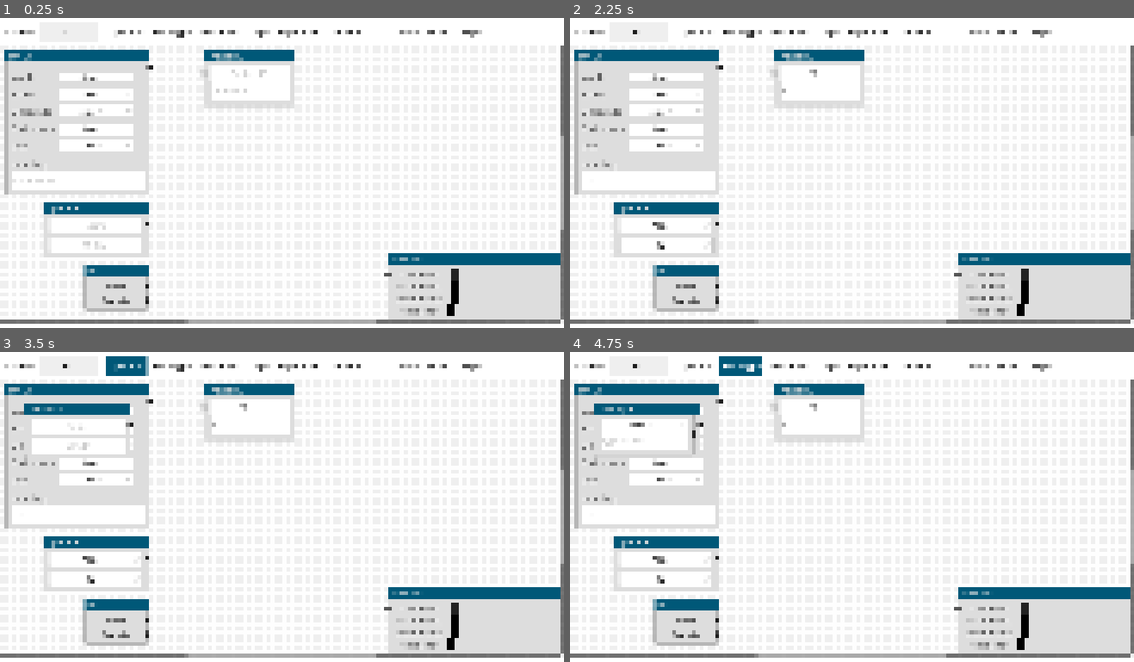
Above: before the commit, frames 1-4 (two rows, left to right).
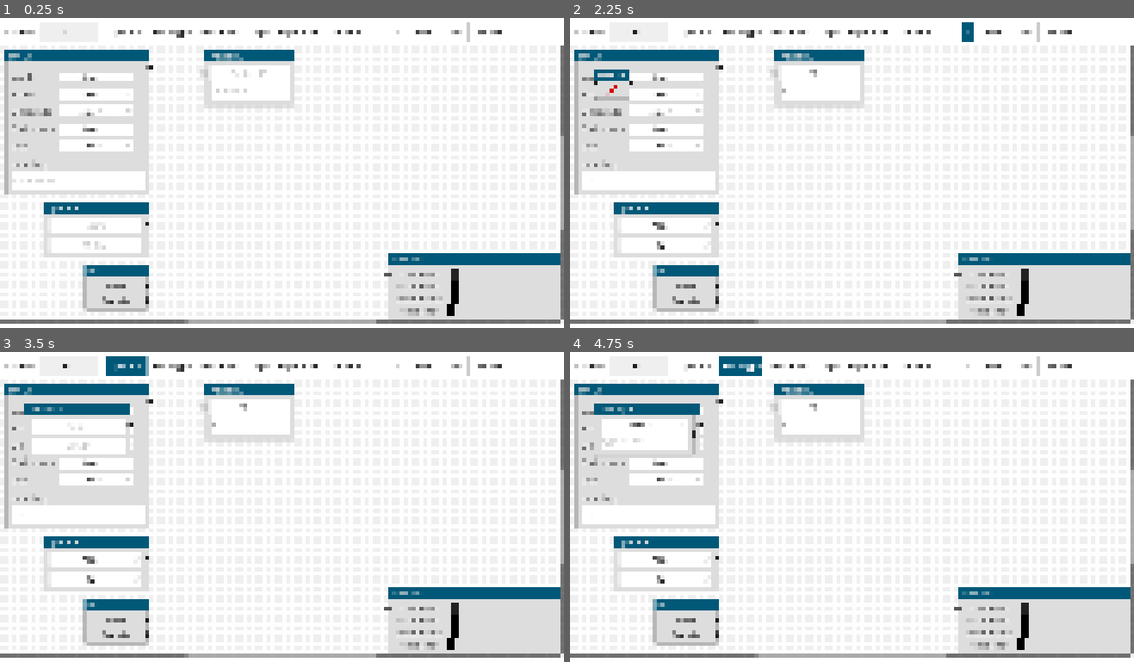
Above: after the commit, the same moments.

Repository: sciple/metadata-app
Game: Godot game, scene res://main.tscn
Same seed, same stepped clock (60 frames per second), same inputs: the game is played once before the commit and once after it.
Inputs (mouse positions are in pixels of both pictures, inside the frame that each line leads up to):
- Up to frame 1 (0.25 s): no input
- Up to frame 2 (2.25 s): click (637, 30) at 0.52 s; type "12" at 0.6 s; click (818, 73) at 0.75 s; type "12" at 0.83 s; click (818, 92) at 0.98 s; type "12" at 1.07 s; click (648, 182) at 1.27 s; type "12" at 1.35 s; click (665, 225) at 1.5 s; type "Alex" at 1.58 s; click (665, 244) at 1.73 s; type "12" at 1.82 s; click (964, 30) at 2 s, where only the run after the commit has a clickable "X"
- Up to frame 3 (3.5 s): click "Operator" at 2.75 s
- Up to frame 4 (4.75 s): click (648, 426) at 3.52 s; type "Alex" at 3.6 s; click (648, 445) at 3.75 s; type "12" at 3.83 s; click "Genotype" at 4.25 s

The runs differ from the first frame. In frame 1, 0.3% of the frame differs, in the area x 70-89%, y 1-8%; in frame 2, 0.8%, in the area x 4-89%, y 1-27%; in frame 3, 0.3%; in frame 4, 0.3%.

Commit message:
exclude node

Diff:
--- /dev/null
+++ b/exclude/exclude.tscn
@@ -0,0 +1,26 @@
+[gd_scene load_steps=3 format=3 uid="uid://bpbqh2tvah31f"]
+
+[ext_resource type="PackedScene" uid="uid://bnr0tg0ideh1y" path="res://node_element/node_element.tscn" id="1_4m7yp"]
+[ext_resource type="Texture2D" uid="uid://c0qcarw384urd" path="res://exclude_icon.svg" id="2_4i7ys"]
+
+[node name="exclude" groups=["exclude"] instance=ExtResource("1_4m7yp")]
+offset_right = 72.0
+offset_bottom = 61.0
+title = "Exclude"
+slot/0/left_enabled = true
+slot/0/left_type = 0
+slot/0/left_color = Color(0.133333, 0.133333, 0.133333, 1)
+slot/0/left_icon = null
+slot/0/right_enabled = true
+slot/0/right_type = 0
+slot/0/right_color = Color(0.133333, 0.133333, 0.133333, 1)
+slot/0/right_icon = null
+slot/0/draw_stylebox = true
+
+[node name="Control" type="Control" parent="." index="1"]
+layout_mode = 2
+
+[node name="Sprite2D" type="Sprite2D" parent="Control" index="0"]
+position = Vector2(24, 11)
+scale = Vector2(0.421296, 0.421296)
+texture = ExtResource("2_4i7ys")
--- /dev/null
+++ b/exclude_icon.svg
@@ -0,0 +1,55 @@
+<?xml version="1.0" encoding="UTF-8" standalone="no"?>
+<!-- Created with Inkscape (http://www.inkscape.org/) -->
+
+<svg
+   width="14.192496mm"
+   height="14.192497mm"
+   viewBox="0 0 14.192496 14.192497"
+   version="1.1"
+   id="svg1"
+   xmlns:inkscape="http://www.inkscape.org/namespaces/inkscape"
+   xmlns:sodipodi="http://sodipodi.sourceforge.net/DTD/sodipodi-0.dtd"
+   xmlns="http://www.w3.org/2000/svg"
+   xmlns:svg="http://www.w3.org/2000/svg">
+  <sodipodi:namedview
+     id="namedview1"
+     pagecolor="#ffffff"
+     bordercolor="#666666"
+     borderopacity="1.0"
+     inkscape:showpageshadow="2"
+     inkscape:pageopacity="0.0"
+     inkscape:pagecheckerboard="0"
+     inkscape:deskcolor="#d1d1d1"
+     inkscape:document-units="mm" />
+  <defs
+     id="defs1" />
+  <g
+     inkscape:label="Layer 1"
+     inkscape:groupmode="layer"
+     id="layer1"
+     transform="translate(-90.807505,-98.127301)">
+    <g
+       id="g2"
+       transform="matrix(0.421943,0.421943,-0.421943,0.421943,100.99229,15.468224)"
+       style="stroke-width:1.67583"
+       inkscape:export-filename="exclude_icon.svg"
+       inkscape:export-xdpi="96"
+       inkscape:export-ydpi="96">
+      <rect
+         style="fill:#d40000;stroke-width:0.946845;stroke-linecap:round;stroke-linejoin:round"
+         id="rect1"
+         width="4.6007066"
+         height="29.035336"
+         x="100.39929"
+         y="95.50177" />
+      <rect
+         style="fill:#ff2f40;fill-opacity:1;stroke-width:0.946845;stroke-linecap:round;stroke-linejoin:round"
+         id="rect2"
+         width="4.6007066"
+         height="29.035336"
+         x="-112.31979"
+         y="88.181976"
+         transform="rotate(-90)" />
+    </g>
+  </g>
+</svg>
--- a/global.gd
+++ b/global.gd
@@ -9,6 +9,7 @@
 var treatment_index = -1
 var operator_index = -1
 var genotype_index = -1
+var exclude_index = -1
 var node_elements = {}
 
 var total_number_of_subjects = 0
@@ -21,6 +22,7 @@
 var treatment_node = load("res://treatment/treatment.tscn")
 var operator_node = load("res://operator/operator.tscn")
 var genotype_node = load("res://genotype/genotype.tscn")
+var exclude_node = load("res://exclude/exclude.tscn")
 
 var main_graph
 
--- a/main.gd
+++ b/main.gd
@@ -37,6 +37,9 @@
 
 func _on_genotype_button_pressed():
 	Global.create_node("genotype",Global.genotype_node, Global.genotype_index, Vector2(50,50), "genotype")
+
+func _on_exclude_button_pressed():
+		Global.create_node("exclude",Global.exclude_node, Global.exclude_index, Vector2(50,50), "exclude")
 
 
 # -------------------- GLOBAL FUNCTIONS
--- a/main.tscn
+++ b/main.tscn
@@ -83,6 +83,10 @@
 [node name="comment_button" parent="toolbar" instance=ExtResource("2_iovf6")]
 layout_mode = 2
 text = "   !   "
+
+[node name="exclude_button" parent="toolbar" instance=ExtResource("2_iovf6")]
+layout_mode = 2
+text = "X"
 
 [node name="VSeparator2" type="VSeparator" parent="toolbar"]
 layout_mode = 2
@@ -136,10 +140,10 @@
 
 [node name="timeline" parent="GraphEdit" groups=["generic_group"] instance=ExtResource("8_t677l")]
 layout_mode = 1
-offset_left = 792.0
-offset_top = 426.0
-offset_right = 1144.0
-offset_bottom = 563.0
+offset_left = -360.0
+offset_top = -142.0
+offset_right = -8.0
+offset_bottom = -5.0
 mouse_filter = 1
 position_offset = Vector2(792, 426)
 
@@ -227,6 +231,7 @@
 [connection signal="pressed" from="toolbar/experiment_button" to="." method="_on_experiment_button_pressed"]
 [connection signal="pressed" from="toolbar/health_button" to="." method="_on_health_button_pressed"]
 [connection signal="pressed" from="toolbar/comment_button" to="." method="_on_comment_button_pressed"]
+[connection signal="pressed" from="toolbar/exclude_button" to="." method="_on_exclude_button_pressed"]
 [connection signal="pressed" from="toolbar/save_button" to="." method="_on_save_button_pressed"]
 [connection signal="pressed" from="toolbar/load_button" to="." method="_on_load_button_pressed"]
 [connection signal="connection_request" from="GraphEdit" to="." method="_on_graph_edit_connection_request"]
--- a/saved_data/MNMS.tscn
+++ b/saved_data/MNMS.tscn
@@ -45,16 +45,16 @@
 
 [node name="MNMS" type="GraphNode" groups=["mnms"]]
 layout_mode = 0
-offset_left = 11.0
-offset_top = 12.0
-offset_right = 305.0
-offset_bottom = 307.0
+offset_left = 27.0
+offset_top = 155.0
+offset_right = 321.0
+offset_bottom = 450.0
 mouse_filter = 1
 theme_override_styles/panel = ExtResource("1_535nl")
 theme_override_styles/panel_selected = ExtResource("1_535nl")
 theme_override_styles/titlebar = ExtResource("2_20va5")
 theme_override_styles/titlebar_selected = SubResource("StyleBoxFlat_e2kkl")
-position_offset = Vector2(11, 12)
+position_offset = Vector2(20, 140)
 title = "MNMS"
 slot/0/left_enabled = false
 slot/0/left_type = 0
@@ -289,5 +289,6 @@
 theme_override_colors/selection_color = Color(0.486407, 0.828254, 1, 1)
 theme_override_colors/caret_color = Color(0.133333, 0.133333, 0.133333, 1)
 theme_override_colors/word_highlighted_color = Color(0, 0.345098, 0.470588, 1)
+text = "tunnel handling for 3 days before experiment"
 placeholder_text = "Comments"
 wrap_mode = 1
--- a/saved_data/cage_0.tscn
+++ b/saved_data/cage_0.tscn
@@ -70,10 +70,10 @@
 
 [node name="cage_0" type="GraphNode" groups=["cage"]]
 layout_mode = 0
-offset_left = 840.0
-offset_top = 300.0
-offset_right = 1003.0
-offset_bottom = 560.0
+offset_left = 847.0
+offset_top = 315.0
+offset_right = 1010.0
+offset_bottom = 575.0
 mouse_filter = 1
 theme_override_styles/panel = ExtResource("1_0afj2")
 theme_override_styles/panel_selected = ExtResource("1_0afj2")
--- a/saved_data/cage_1.tscn
+++ b/saved_data/cage_1.tscn
@@ -81,10 +81,10 @@
 
 [node name="cage_1" type="GraphNode" groups=["cage"]]
 layout_mode = 0
-offset_left = 840.0
-offset_top = 600.0
-offset_right = 993.0
-offset_bottom = 860.0
+offset_left = 847.0
+offset_top = 615.0
+offset_right = 1000.0
+offset_bottom = 875.0
 mouse_filter = 1
 theme_override_styles/panel = ExtResource("1_tkeij")
 theme_override_styles/panel_selected = ExtResource("1_tkeij")
--- /dev/null
+++ b/saved_data/exclude_0.tscn
@@ -0,0 +1,45 @@
+[gd_scene load_steps=6 format=3]
+
+[ext_resource type="StyleBox" path="res://node_element/node_element.tres" id="1_7dona"]
+[ext_resource type="StyleBox" path="res://node_element/node_element_title_bar.tres" id="2_3ymc1"]
+[ext_resource type="Script" path="res://node_element/node_element.gd" id="3_h6me3"]
+[ext_resource type="Texture2D" path="res://exclude_icon.svg" id="4_qgb6j"]
+
+[sub_resource type="StyleBoxFlat" id="StyleBoxFlat_e2kkl"]
+bg_color = Color(0.998417, 0.182963, 0.249426, 1)
+corner_radius_top_left = 3
+corner_radius_top_right = 3
+expand_margin_top = 3.0
+expand_margin_bottom = 1.0
+
+[node name="exclude_0" type="GraphNode" groups=["exclude"]]
+layout_mode = 0
+offset_left = 1047.0
+offset_top = 275.0
+offset_right = 1119.0
+offset_bottom = 336.0
+mouse_filter = 1
+theme_override_styles/panel = ExtResource("1_7dona")
+theme_override_styles/panel_selected = ExtResource("1_7dona")
+theme_override_styles/titlebar = ExtResource("2_3ymc1")
+theme_override_styles/titlebar_selected = SubResource("StyleBoxFlat_e2kkl")
+position_offset = Vector2(1040, 260)
+title = "Exclude"
+slot/0/left_enabled = true
+slot/0/left_type = 0
+slot/0/left_color = Color(0.133333, 0.133333, 0.133333, 1)
+slot/0/left_icon = null
+slot/0/right_enabled = true
+slot/0/right_type = 0
+slot/0/right_color = Color(0.133333, 0.133333, 0.133333, 1)
+slot/0/right_icon = null
+slot/0/draw_stylebox = true
+script = ExtResource("3_h6me3")
+
+[node name="Control" type="Control" parent="."]
+layout_mode = 2
+
+[node name="Sprite2D" type="Sprite2D" parent="Control"]
+position = Vector2(24, 11)
+scale = Vector2(0.421296, 0.421296)
+texture = ExtResource("4_qgb6j")
--- a/saved_data/experiment_0.tscn
+++ b/saved_data/experiment_0.tscn
@@ -59,16 +59,16 @@
 
 [node name="experiment_0" type="GraphNode" groups=["experiment"]]
 layout_mode = 0
-offset_left = 1160.0
-offset_top = 260.0
-offset_right = 1439.0
-offset_bottom = 546.0
+offset_left = 1227.0
+offset_top = 275.0
+offset_right = 1506.0
+offset_bottom = 561.0
 mouse_filter = 1
 theme_override_styles/panel = ExtResource("1_2rib0")
 theme_override_styles/panel_selected = ExtResource("1_2rib0")
 theme_override_styles/titlebar = ExtResource("2_j606u")
 theme_override_styles/titlebar_selected = SubResource("StyleBoxFlat_e2kkl")
-position_offset = Vector2(1160, 260)
+position_offset = Vector2(1220, 260)
 resizable = true
 title = "Experiment"
 slot/0/left_enabled = true
@@ -159,12 +159,14 @@
 theme_override_constants/outline_size = 0
 theme_override_constants/caret_width = 1
 theme_override_styles/normal = SubResource("StyleBoxFlat_d26xn")
+text = "2024-07-17"
 placeholder_text = "start date"
 alignment = 1
 context_menu_enabled = false
 virtual_keyboard_enabled = false
 clear_button_enabled = true
 caret_blink = true
+caret_column = 10
 script = ExtResource("5_3bhri")
 
 [node name="stop_date" type="LineEdit" parent="HBoxContainer" instance=ExtResource("4_0v2cy")]
@@ -177,12 +179,14 @@
 theme_override_constants/outline_size = 0
 theme_override_constants/caret_width = 1
 theme_override_styles/normal = SubResource("StyleBoxFlat_d26xn")
+text = "2024-08-10"
 placeholder_text = "stop date"
 alignment = 1
 context_menu_enabled = false
 virtual_keyboard_enabled = false
 clear_button_enabled = true
 caret_blink = true
+caret_column = 10
 script = ExtResource("5_3bhri")
 
 [node name="option_button" type="OptionButton" parent="." instance=ExtResource("6_dltft")]
@@ -223,7 +227,7 @@
 theme_override_colors/font_color = Color(0.333333, 0.333333, 0.333333, 1)
 theme_override_colors/font_shadow_color = Color(0.937255, 0.937255, 0.937255, 1)
 theme_override_font_sizes/font_size = 14
-text = "..."
+text = "D:\\Y-maze-raw-data-alternation.txt"
 
 [node name="HSeparator2" type="HSeparator" parent="."]
 layout_mode = 2
@@ -247,6 +251,7 @@
 theme_override_colors/selection_color = Color(0.486407, 0.828254, 1, 1)
 theme_override_colors/caret_color = Color(0.133333, 0.133333, 0.133333, 1)
 theme_override_colors/word_highlighted_color = Color(0, 0.345098, 0.470588, 1)
+text = "room 25, training 8:00 am"
 placeholder_text = "Description, SOP ID, protocol ..."
 wrap_mode = 1
 
--- a/saved_data/experiment_1.tscn
+++ b/saved_data/experiment_1.tscn
@@ -59,16 +59,16 @@
 
 [node name="experiment_1" type="GraphNode" groups=["experiment"]]
 layout_mode = 0
-offset_left = 1160.0
-offset_top = 560.0
-offset_right = 1439.0
-offset_bottom = 846.0
+offset_left = 1227.0
+offset_top = 575.0
+offset_right = 1506.0
+offset_bottom = 861.0
 mouse_filter = 1
 theme_override_styles/panel = ExtResource("1_no5ii")
 theme_override_styles/panel_selected = ExtResource("1_no5ii")
 theme_override_styles/titlebar = ExtResource("2_vaxmy")
 theme_override_styles/titlebar_selected = SubResource("StyleBoxFlat_e2kkl")
-position_offset = Vector2(1160, 560)
+position_offset = Vector2(1220, 560)
 resizable = true
 title = "Experiment"
 slot/0/left_enabled = true
@@ -159,12 +159,14 @@
 theme_override_constants/outline_size = 0
 theme_override_constants/caret_width = 1
 theme_override_styles/normal = SubResource("StyleBoxFlat_d26xn")
+text = "2024-08-10"
 placeholder_text = "start date"
 alignment = 1
 context_menu_enabled = false
 virtual_keyboard_enabled = false
 clear_button_enabled = true
 caret_blink = true
+caret_column = 10
 script = ExtResource("5_pt2jl")
 
 [node name="stop_date" type="LineEdit" parent="HBoxContainer" instance=ExtResource("4_1sxnp")]
@@ -177,12 +179,14 @@
 theme_override_constants/outline_size = 0
 theme_override_constants/caret_width = 1
 theme_override_styles/normal = SubResource("StyleBoxFlat_d26xn")
+text = "2024-08-10"
 placeholder_text = "stop date"
 alignment = 1
 context_menu_enabled = false
 virtual_keyboard_enabled = false
 clear_button_enabled = true
 caret_blink = true
+caret_column = 10
 script = ExtResource("5_pt2jl")
 
 [node name="option_button" type="OptionButton" parent="." instance=ExtResource("6_vhi00")]
@@ -223,7 +227,7 @@
 theme_override_colors/font_color = Color(0.333333, 0.333333, 0.333333, 1)
 theme_override_colors/font_shadow_color = Color(0.937255, 0.937255, 0.937255, 1)
 theme_override_font_sizes/font_size = 14
-text = "..."
+text = "D:\\readme.txt"
 
 [node name="HSeparator2" type="HSeparator" parent="."]
 layout_mode = 2
@@ -247,6 +251,7 @@
 theme_override_colors/selection_color = Color(0.486407, 0.828254, 1, 1)
 theme_override_colors/caret_color = Color(0.133333, 0.133333, 0.133333, 1)
 theme_override_colors/word_highlighted_color = Color(0, 0.345098, 0.470588, 1)
+text = "pooled samples (hippocampus, DG + CA3)"
 placeholder_text = "Description, SOP ID, protocol ..."
 wrap_mode = 1
 
--- a/saved_data/health_plus_0.tscn
+++ b/saved_data/health_plus_0.tscn
@@ -62,16 +62,16 @@
 
 [node name="health_plus_0" type="GraphNode" groups=["health"]]
 layout_mode = 0
-offset_left = 420.0
-offset_top = 180.0
-offset_right = 625.0
-offset_bottom = 345.0
+offset_left = 427.0
+offset_top = 215.0
+offset_right = 632.0
+offset_bottom = 380.0
 mouse_filter = 1
 theme_override_styles/panel = ExtResource("1_fjb05")
 theme_override_styles/panel_selected = ExtResource("1_fjb05")
 theme_override_styles/titlebar = ExtResource("2_epauo")
 theme_override_styles/titlebar_selected = SubResource("StyleBoxFlat_e2kkl")
-position_offset = Vector2(420, 180)
+position_offset = Vector2(420, 200)
 title = "Health issue"
 slot/0/left_enabled = false
 slot/0/left_type = 0
@@ -134,7 +134,7 @@
 theme_override_styles/disabled_mirrored = SubResource("StyleBoxFlat_x2un0")
 alignment = 1
 item_count = 2
-selected = 0
+selected = 1
 popup/item_0/text = "Select"
 popup/item_0/id = 0
 popup/item_0/separator = true
--- a/saved_data/operator.tscn
+++ b/saved_data/operator.tscn
@@ -28,16 +28,16 @@
 
 [node name="operator" type="GraphNode" groups=["operator"]]
 layout_mode = 0
-offset_left = 88.0
-offset_top = 322.0
-offset_right = 303.0
-offset_bottom = 432.0
+offset_left = 107.0
+offset_top = 35.0
+offset_right = 322.0
+offset_bottom = 145.0
 mouse_filter = 1
 theme_override_styles/panel = ExtResource("1_ai2sp")
 theme_override_styles/panel_selected = ExtResource("1_ai2sp")
 theme_override_styles/titlebar = ExtResource("2_7up66")
 theme_override_styles/titlebar_selected = SubResource("StyleBoxFlat_e2kkl")
-position_offset = Vector2(88, 322)
+position_offset = Vector2(100, 20)
 title = "Operator"
 slot/0/left_enabled = false
 slot/0/left_type = 0
--- a/saved_data/project.tscn
+++ b/saved_data/project.tscn
@@ -27,16 +27,16 @@
 
 [node name="project" type="GraphNode" groups=["generic_group"]]
 layout_mode = 0
-offset_left = 416.0
-offset_top = 12.0
-offset_right = 602.0
-offset_bottom = 124.0
+offset_left = 427.0
+offset_top = 35.0
+offset_right = 652.0
+offset_bottom = 181.0
 mouse_filter = 1
 theme_override_styles/panel = ExtResource("1_wg46d")
 theme_override_styles/panel_selected = ExtResource("1_wg46d")
 theme_override_styles/titlebar = ExtResource("2_ndc8p")
 theme_override_styles/titlebar_selected = SubResource("StyleBoxFlat_e2kkl")
-position_offset = Vector2(416, 12)
+position_offset = Vector2(420, 20)
 resizable = true
 title = "Project ID"
 slot/0/left_enabled = true
@@ -67,12 +67,14 @@
 theme_override_constants/outline_size = 0
 theme_override_constants/caret_width = 1
 theme_override_styles/normal = SubResource("StyleBoxFlat_d26xn")
+text = "LR-DNF-05"
 placeholder_text = "Project ID"
 alignment = 1
 context_menu_enabled = false
 virtual_keyboard_enabled = false
 clear_button_enabled = true
 caret_blink = true
+caret_column = 9
 script = ExtResource("5_qk5f6")
 
 [node name="comments" type="TextEdit" parent="." instance=ExtResource("6_l2aap")]
--- a/saved_data/sex_plus.tscn
+++ b/saved_data/sex_plus.tscn
@@ -13,16 +13,16 @@
 
 [node name="sex_plus" type="GraphNode" groups=["generic_group"]]
 layout_mode = 0
-offset_left = 172.0
-offset_top = 450.0
-offset_right = 301.0
-offset_bottom = 543.0
+offset_left = 187.0
+offset_top = 475.0
+offset_right = 316.0
+offset_bottom = 568.0
 mouse_filter = 1
 theme_override_styles/panel = ExtResource("1_t7omr")
 theme_override_styles/panel_selected = ExtResource("1_t7omr")
 theme_override_styles/titlebar = ExtResource("2_ipnrf")
 theme_override_styles/titlebar_selected = SubResource("StyleBoxFlat_e2kkl")
-position_offset = Vector2(172, 450)
+position_offset = Vector2(180, 460)
 title = "Sex"
 slot/0/left_enabled = false
 slot/0/left_type = 0
--- a/saved_data/timeline.tscn
+++ b/saved_data/timeline.tscn
@@ -19,10 +19,10 @@
 anchor_top = 1.0
 anchor_right = 1.0
 anchor_bottom = 1.0
-offset_left = -840.0
-offset_top = -926.0
-offset_right = -488.0
-offset_bottom = -789.0
+offset_left = -933.0
+offset_top = -892.0
+offset_right = -581.0
+offset_bottom = -755.0
 grow_horizontal = 0
 grow_vertical = 0
 size_flags_horizontal = 8
@@ -32,7 +32,7 @@
 theme_override_styles/panel_selected = ExtResource("1_32ct7")
 theme_override_styles/titlebar = ExtResource("2_vdboq")
 theme_override_styles/titlebar_selected = SubResource("StyleBoxFlat_e2kkl")
-position_offset = Vector2(1080, 40)
+position_offset = Vector2(980, 40)
 title = "Timeline"
 slot/0/left_enabled = true
 slot/0/left_type = 0
--- a/saved_data/treatment_0.tscn
+++ b/saved_data/treatment_0.tscn
@@ -29,16 +29,16 @@
 
 [node name="treatment_0" type="GraphNode" groups=["treatment"]]
 layout_mode = 0
-offset_left = 380.0
-offset_top = 380.0
-offset_right = 616.0
-offset_bottom = 611.0
+offset_left = 427.0
+offset_top = 395.0
+offset_right = 663.0
+offset_bottom = 626.0
 mouse_filter = 1
 theme_override_styles/panel = ExtResource("1_oc2lr")
 theme_override_styles/panel_selected = ExtResource("1_oc2lr")
 theme_override_styles/titlebar = ExtResource("2_lo1ah")
 theme_override_styles/titlebar_selected = SubResource("StyleBoxFlat_e2kkl")
-position_offset = Vector2(380, 380)
+position_offset = Vector2(420, 380)
 resizable = true
 title = "Treatment/Group/Factor"
 slot/0/left_enabled = false
@@ -82,12 +82,14 @@
 theme_override_constants/outline_size = 0
 theme_override_constants/caret_width = 1
 theme_override_styles/normal = SubResource("StyleBoxFlat_d26xn")
+text = "2024-07-07"
 placeholder_text = "Start date"
 alignment = 1
 context_menu_enabled = false
 virtual_keyboard_enabled = false
 clear_button_enabled = true
 caret_blink = true
+caret_column = 10
 script = ExtResource("5_r4qsr")
 
 [node name="one_line_field2" type="LineEdit" parent="HBoxContainer" instance=ExtResource("4_5o4pv")]
@@ -99,12 +101,14 @@
 theme_override_constants/outline_size = 0
 theme_override_constants/caret_width = 1
 theme_override_styles/normal = SubResource("StyleBoxFlat_d26xn")
+text = "2024-08-09"
 placeholder_text = "Stop date"
 alignment = 1
 context_menu_enabled = false
 virtual_keyboard_enabled = false
 clear_button_enabled = true
 caret_blink = true
+caret_column = 10
 script = ExtResource("5_r4qsr")
 
 [node name="HSeparator" type="HSeparator" parent="."]
@@ -123,12 +127,14 @@
 theme_override_constants/outline_size = 0
 theme_override_constants/caret_width = 1
 theme_override_styles/normal = SubResource("StyleBoxFlat_d26xn")
+text = "5HT4 inhibitor"
 placeholder_text = "Common name"
 alignment = 1
 context_menu_enabled = false
 virtual_keyboard_enabled = false
 clear_button_enabled = true
 caret_blink = true
+caret_column = 14
 script = ExtResource("5_r4qsr")
 
 [node name="CAS number" type="LineEdit" parent="VBoxContainer" instance=ExtResource("4_5o4pv")]
@@ -139,12 +145,14 @@
 theme_override_constants/outline_size = 0
 theme_override_constants/caret_width = 1
 theme_override_styles/normal = SubResource("StyleBoxFlat_d26xn")
+text = "458935-78-3"
 placeholder_text = "CAS number"
 alignment = 1
 context_menu_enabled = false
 virtual_keyboard_enabled = false
 clear_button_enabled = true
 caret_blink = true
+caret_column = 11
 script = ExtResource("5_r4qsr")
 
 [node name="dose" type="LineEdit" parent="VBoxContainer" instance=ExtResource("4_5o4pv")]
@@ -155,12 +163,14 @@
 theme_override_constants/outline_size = 0
 theme_override_constants/caret_width = 1
 theme_override_styles/normal = SubResource("StyleBoxFlat_d26xn")
+text = "05 mg/kg"
 placeholder_text = "Dose + unit (i.e. mg/kg)"
 alignment = 1
 context_menu_enabled = false
 virtual_keyboard_enabled = false
 clear_button_enabled = true
 caret_blink = true
+caret_column = 8
 script = ExtResource("5_r4qsr")
 
 [node name="comments" type="TextEdit" parent="VBoxContainer" instance=ExtResource("6_wuwgt")]
@@ -174,6 +184,7 @@
 theme_override_colors/selection_color = Color(0.486407, 0.828254, 1, 1)
 theme_override_colors/caret_color = Color(0.133333, 0.133333, 0.133333, 1)
 theme_override_colors/word_highlighted_color = Color(0, 0.345098, 0.470588, 1)
+text = "delivered i.p."
 placeholder_text = "Comments"
 wrap_mode = 1
 
--- a/treatment/treatment.tscn
+++ b/treatment/treatment.tscn
@@ -17,7 +17,7 @@
 slot/0/left_icon = null
 slot/0/right_enabled = true
 slot/0/right_type = 0
-slot/0/right_color = Color(1.73271e-06, 0.313864, 0.469244, 1)
+slot/0/right_color = Color(0.133333, 0.133333, 0.133333, 1)
 slot/0/right_icon = null
 slot/0/draw_stylebox = true
 slot/1/left_enabled = false
Not shown, added: exclude_icon.svg.import
Not shown: 5 places in saved_data/cage_0.tscn that only renumber resources
Not shown: 3 places in saved_data/cage_1.tscn that only renumber resources
